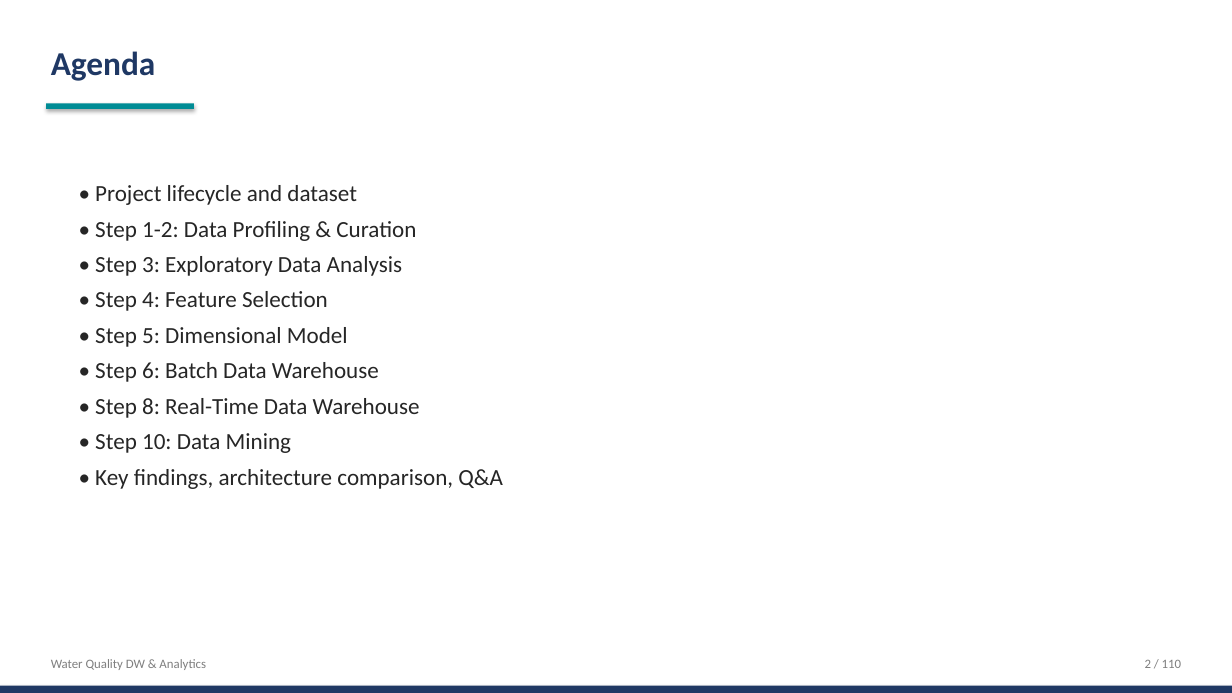
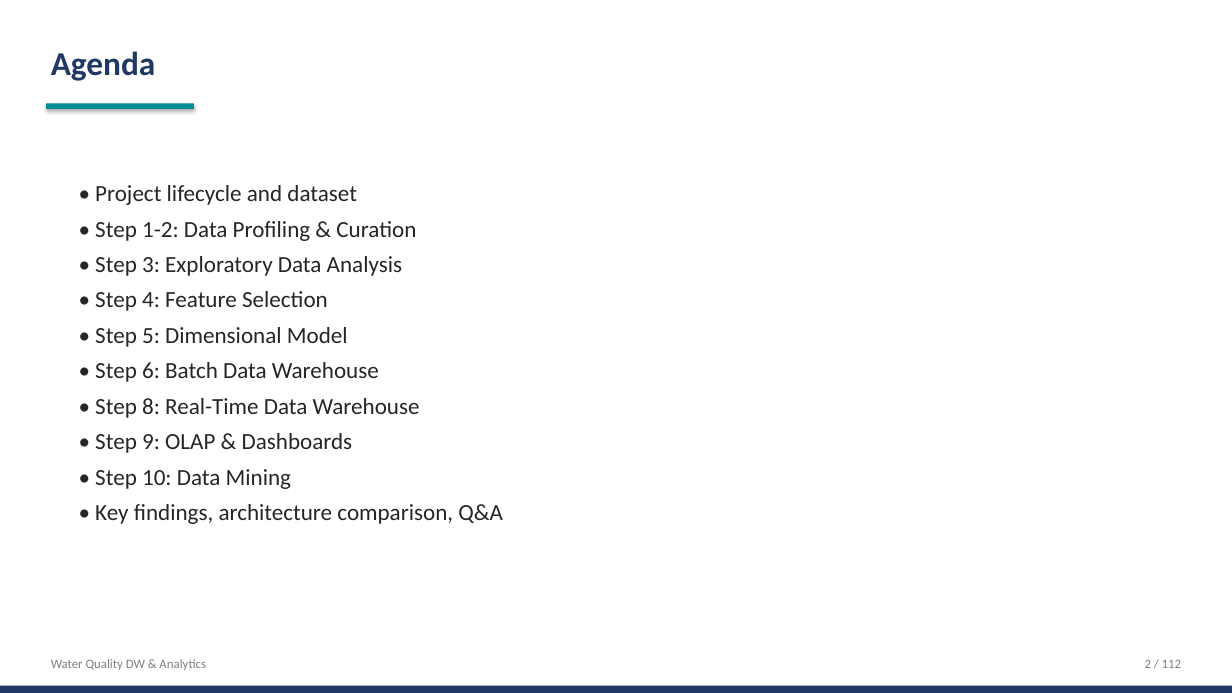
Before and after one commit to Sanskar1724/Water-Quality-DW-Analytics, a slide deck: slide 2 of ppt/Water_Quality_DW_Analytics.pptx. Drawn at 1232x693 pixels with LibreOffice and Linux fonts; fonts in the diff are those of the drawing. Boxes give left, top, right and bottom in pixels: in the first picture for what was removed or moved away, otherwise in the second. Text is boxed around its words. In the diff, an @@ line names an element or a change of style, - is before the commit and + after.

```diff
--- a/ppt/Water_Quality_DW_Analytics.pptx
+++ b/ppt/Water_Quality_DW_Analytics.pptx
@@ text at [95, 433, 353, 453]: paragraph added @@
+• Step 9: OLAP & Dashboards
@@ text at [1145, 660, 1181, 668]: text changed @@
-2 / 110
+2 / 112
```
Also in this commit, not shown: 108 other slides changed, 2 slides added, 35 other files.
